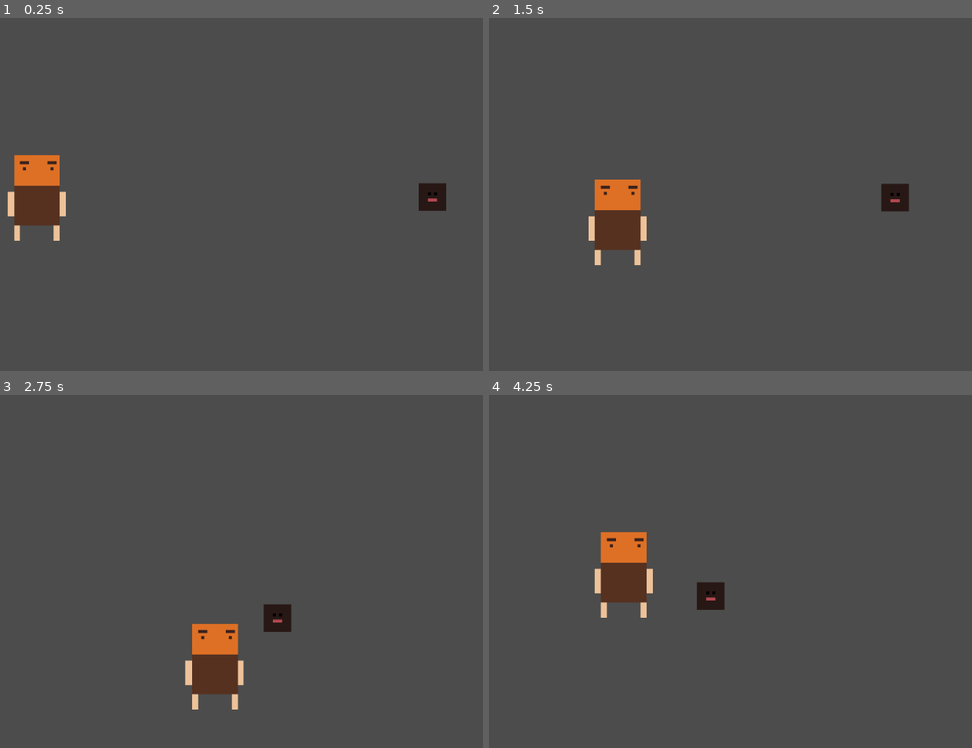
Above: before the commit, frames 1-4 (two rows, left to right).
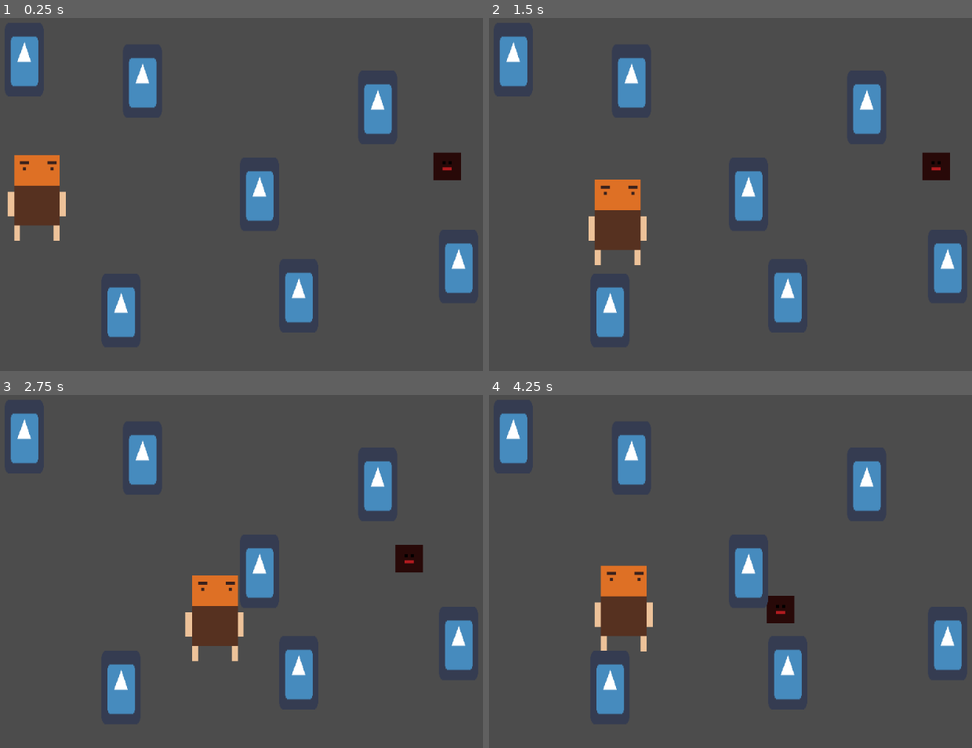
Above: after the commit, the same moments.

Repository: theomayoraz30/dwarf_adventure
Game: Godot game, scene res://scenes/main.tscn
Same seed, same stepped clock (60 frames per second), same inputs: the game is played once before the commit and once after it. The engine's default icon, where the game draws it, is replaced by a stand-in: a white triangle on a blue panel in a dark square.
Inputs:
- Up to frame 1 (0.25 s): no input
- Up to frame 2 (1.5 s): tap Enter at 0.5 s; hold D (right) 0.53-1.28 s; hold S (down) from 1.28 s (still down)
- Up to frame 3 (2.75 s): release S (down) at 2.03 s; hold D (right) from 2.03 s (still down)
- Up to frame 4 (4.25 s): release D (right) at 2.78 s; hold W (up) 2.78-3.53 s; hold A (left) from 3.53 s (still down)

The runs differ from the first frame. In frame 1, 6.6% of the frame differs, in the area x 2-98%, y 5-91%; in frame 2, 6.7%; in frame 3, 10%; in frame 4, 9.8%.

Commit message:
enemy steering attack mode

Diff:
--- a/enemies/enemy-melee.gd
+++ b/enemies/enemy-melee.gd
@@ -1,19 +1,142 @@
 extends KinematicBody2D
 
-export var SPEED: float = 200;
+export var ATTACK_STATE_SPEED = 100;
+export var PATROL_STATE_SPEED = 50;
+export var force: float = 0.1;
+export var danger_range = 200;
+export var num_rays = 8;
+
+var SPEED: float = 150;
 
 onready var player: KinematicBody2D = get_parent().get_node("Dwarf");
+onready var spawn_location: Vector2 = global_position;
+
+enum { PATROL, ATTACK };
+var state = PATROL;
+
+var distance_to_player = Vector2();
+var direction_to_player = Vector2();
+
+# context array
+var ray_directions = []
+var interest = []
+var danger = []
+
+var chosen_dir = Vector2.ZERO;
+var velocity = Vector2.ZERO;
+
+var patrol_direction = Vector2.ZERO;
+
+var noise = OpenSimplexNoise.new()
+
+func _ready():
+	configure_noise();
+	setup_rays();
+
+	$Timer.connect("timeout", self, "timer_timeout");
+	$Timer.start(rand_range(2, 5));
+
+func setup_rays():
+	interest.resize(num_rays);
+	danger.resize(num_rays);
+	ray_directions.resize(num_rays);
+	for i in num_rays:
+		var angle = i * 2 * PI / num_rays;
+		ray_directions[i] = Vector2.RIGHT.rotated(angle);
+		print(ray_directions[i])
+
+func _process(delta):
+	distance_to_player = player.global_position.distance_to(global_position);
+	direction_to_player = global_position.direction_to(player.global_position);
+
+	# STATE HANDELING
+	match state:
+		PATROL: patrol_state(delta);
+		ATTACK: attack_state(delta);
 
 func _physics_process(delta):
-	var distanceToPlayer = player.global_position.distance_to(global_position);
-	var directionToPlayer = global_position.direction_to(player.global_position);
-	var directionAwayFromPlayer = player.global_position.direction_to(global_position);
+	var desired_velocity = chosen_dir * SPEED;
+	velocity = velocity.linear_interpolate(desired_velocity, force);
+	move_and_slide(velocity);
 
-	if distanceToPlayer < 500 && distanceToPlayer > 150:
-		move_and_slide(directionToPlayer * SPEED);
+func patrol_state(delta):
+	set_patrol_interest();
+	set_patrol_danger();
+	choose_patrol_direction();
 
-	elif distanceToPlayer <= 150 && distanceToPlayer > 100:
-		pass # ATTACK
+	if distance_to_player < 500:
+		state = ATTACK;
+		SPEED = ATTACK_STATE_SPEED;
 
-	elif distanceToPlayer <= 100:
-		move_and_slide(directionAwayFromPlayer * SPEED);
+func attack_state(delta):
+	set_attack_interest();
+	set_attack_danger();
+	choose_attack_direction();
+
+	if distance_to_player > 500:
+		state = PATROL;
+		SPEED = PATROL_STATE_SPEED;
+
+func set_patrol_interest():
+	for i in num_rays:
+
+		var dir = ray_directions[i].dot(patrol_direction);
+		interest[i] = max(0, dir);
+		# print(interest[i])
+
+#	print("_____________")
+
+func set_patrol_danger():
+	var space_state = get_world_2d().direct_space_state;
+	for i in num_rays:
+		var res = space_state.intersect_ray(position, position + ray_directions[i] * danger_range, [self]);
+		danger[i] = 1.0 if res else 0.0;
+
+func choose_patrol_direction():
+	for i in num_rays:
+		if danger[i] > 0.0:
+			interest[i] = 0.0
+
+	chosen_dir = Vector2.ZERO;
+	for i in num_rays:
+		chosen_dir += ray_directions[i] * interest[i];
+		chosen_dir.normalized();
+
+
+func set_attack_interest():
+	for i in num_rays:
+		var dir = ray_directions[i].dot(direction_to_player);
+		interest[i] = max(0, dir);
+
+func set_attack_danger():
+	var space_state = get_world_2d().direct_space_state;
+	for i in num_rays:
+		var res = space_state.intersect_ray(position, position + ray_directions[i] * danger_range, [self]);
+		danger[i] = 1.0 if res else 0.0;
+
+func choose_attack_direction():
+	for i in num_rays:
+		if danger[i] > 0.0:
+			interest[i] = 0.0
+
+	chosen_dir = Vector2.ZERO;
+	for i in num_rays:
+		chosen_dir += ray_directions[i] * interest[i];
+		chosen_dir.normalized();
+
+func timer_timeout():
+	pass
+	if patrol_direction == Vector2.ZERO:
+		patrol_direction = ray_directions[rand_range(0, ray_directions.size())];
+	else:
+		patrol_direction = Vector2.ZERO;
+	print("Timer timeout");
+	$Timer.start(rand_range(2, 5));
+
+func configure_noise():
+	# Configure
+	randomize();
+	noise.seed = randi();
+	noise.octaves = 4
+#	noise.period = 20.0
+	noise.persistence = 0.8
--- a/enemies/enemy1/enemy1.tscn
+++ b/enemies/enemy1/enemy1.tscn
@@ -19,3 +19,5 @@
 [node name="CollisionShape2D" type="CollisionShape2D" parent="."]
 position = Vector2( -1, 0 )
 shape = SubResource( 1 )
+
+[node name="Timer" type="Timer" parent="."]
--- a/player/Dwarf.tscn
+++ b/player/Dwarf.tscn
@@ -1,10 +1,13 @@
-[gd_scene load_steps=4 format=2]
+[gd_scene load_steps=5 format=2]
 
 [ext_resource path="res://player/dwarf.png" type="Texture" id=1]
 [ext_resource path="res://player/player.gd" type="Script" id=2]
 
 [sub_resource type="RectangleShape2D" id=1]
-extents = Vector2( 48, 53.9763 )
+extents = Vector2( 36.5, 29 )
+
+[sub_resource type="Animation" id=2]
+resource_name = "test"
 
 [node name="Dwarf" type="KinematicBody2D"]
 script = ExtResource( 2 )
@@ -14,5 +17,10 @@
 texture = ExtResource( 1 )
 
 [node name="CollisionShape2D" type="CollisionShape2D" parent="."]
-position = Vector2( 0, 13 )
+position = Vector2( 0.5, 26 )
 shape = SubResource( 1 )
+
+[node name="weapon" type="Area2D" parent="."]
+
+[node name="AnimatedSprite" type="AnimationPlayer" parent="weapon"]
+anims/test = SubResource( 2 )
--- a/player/player.gd
+++ b/player/player.gd
@@ -1,9 +1,9 @@
 extends KinematicBody2D
 
-#Speed for the player
+# Speed for the player
 export (int) var SPEED = 200;
 
-var velocity = Vector2.ZERO;
+var velocity = Vector2();
 
 func _physics_process(delta):
 	var x = Input.get_axis("left", "right");
@@ -11,6 +11,3 @@
 	velocity = Vector2(x,y).normalized();
 
 	move_and_slide(velocity * SPEED);
-
-func _ready():
-	pass
--- a/scenes/main.tscn
+++ b/scenes/main.tscn
@@ -1,7 +1,11 @@
-[gd_scene load_steps=3 format=2]
+[gd_scene load_steps=5 format=2]
 
 [ext_resource path="res://player/dwarf.tscn" type="PackedScene" id=1]
+[ext_resource path="res://icon.png" type="Texture" id=2]
 [ext_resource path="res://enemies/enemy1/enemy1.tscn" type="PackedScene" id=3]
+
+[sub_resource type="RectangleShape2D" id=1]
+extents = Vector2( 30.5, 58 )
 
 [node name="main" type="Node2D"]
 
@@ -9,4 +13,92 @@
 position = Vector2( 136, 312 )
 
 [node name="Enemy1" parent="." instance=ExtResource( 3 )]
-position = Vector2( 783, 310 )
+modulate = Color( 1, 0.380392, 0.380392, 1 )
+position = Vector2( 807, 260 )
+collision_layer = 2
+PATROL_STATE_SPEED = 20
+danger_range = 100
+
+[node name="Wall" type="StaticBody2D" parent="."]
+position = Vector2( 499, 306 )
+collision_layer = 3
+collision_mask = 3
+
+[node name="Sprite" type="Sprite" parent="Wall"]
+scale = Vector2( 1, 1.88 )
+texture = ExtResource( 2 )
+
+[node name="CollisionShape2D" type="CollisionShape2D" parent="Wall"]
+shape = SubResource( 1 )
+
+[node name="Wall2" type="StaticBody2D" parent="."]
+position = Vector2( 563, 472 )
+collision_layer = 3
+collision_mask = 3
+
+[node name="Sprite" type="Sprite" parent="Wall2"]
+scale = Vector2( 1, 1.88 )
+texture = ExtResource( 2 )
+
+[node name="CollisionShape2D" type="CollisionShape2D" parent="Wall2"]
+shape = SubResource( 1 )
+
+[node name="Wall3" type="StaticBody2D" parent="."]
+position = Vector2( 692, 164 )
+collision_layer = 3
+collision_mask = 3
+
+[node name="Sprite" type="Sprite" parent="Wall3"]
+scale = Vector2( 1, 1.88 )
+texture = ExtResource( 2 )
+
+[node name="CollisionShape2D" type="CollisionShape2D" parent="Wall3"]
+shape = SubResource( 1 )
+
+[node name="Wall7" type="StaticBody2D" parent="Wall3"]
+position = Vector2( -577, -78 )
+collision_layer = 3
+collision_mask = 3
+
+[node name="Sprite" type="Sprite" parent="Wall3/Wall7"]
+scale = Vector2( 1, 1.88 )
+texture = ExtResource( 2 )
+
+[node name="CollisionShape2D" type="CollisionShape2D" parent="Wall3/Wall7"]
+shape = SubResource( 1 )
+
+[node name="Wall4" type="StaticBody2D" parent="."]
+position = Vector2( 824, 424 )
+collision_layer = 3
+collision_mask = 3
+
+[node name="Sprite" type="Sprite" parent="Wall4"]
+scale = Vector2( 1, 1.88 )
+texture = ExtResource( 2 )
+
+[node name="CollisionShape2D" type="CollisionShape2D" parent="Wall4"]
+shape = SubResource( 1 )
+
+[node name="Wall5" type="StaticBody2D" parent="."]
+position = Vector2( 308, 121 )
+collision_layer = 3
+collision_mask = 3
+
+[node name="Sprite" type="Sprite" parent="Wall5"]
+scale = Vector2( 1, 1.88 )
+texture = ExtResource( 2 )
+
+[node name="CollisionShape2D" type="CollisionShape2D" parent="Wall5"]
+shape = SubResource( 1 )
+
+[node name="Wall6" type="StaticBody2D" parent="."]
+position = Vector2( 273, 496 )
+collision_layer = 3
+collision_mask = 3
+
+[node name="Sprite" type="Sprite" parent="Wall6"]
+scale = Vector2( 1, 1.88 )
+texture = ExtResource( 2 )
+
+[node name="CollisionShape2D" type="CollisionShape2D" parent="Wall6"]
+shape = SubResource( 1 )
Not shown, added: addons/editorspatialgizmoplugin.tres
